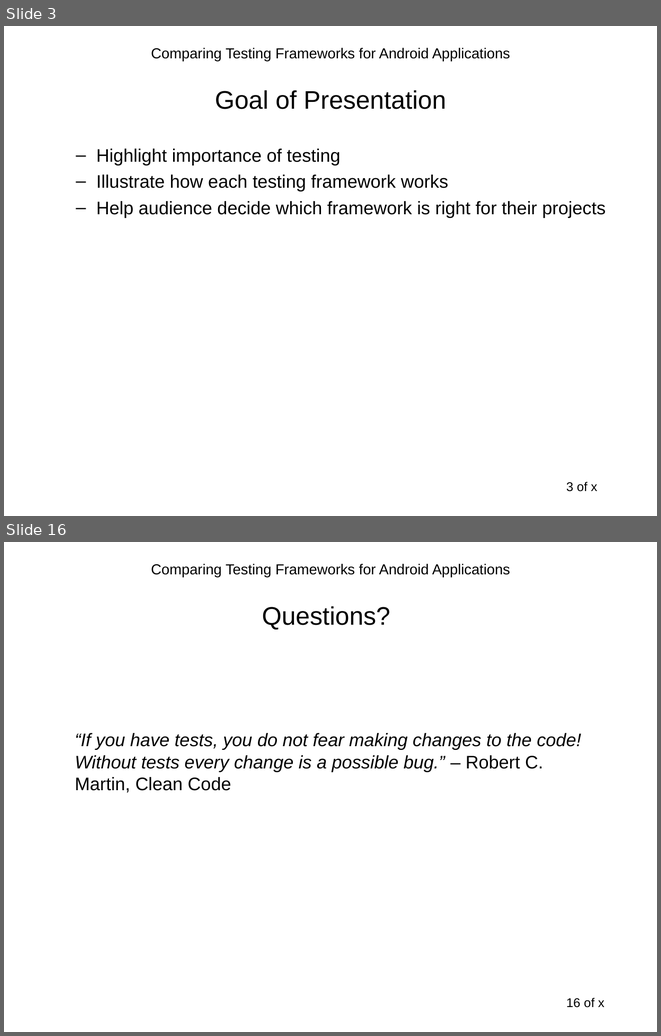
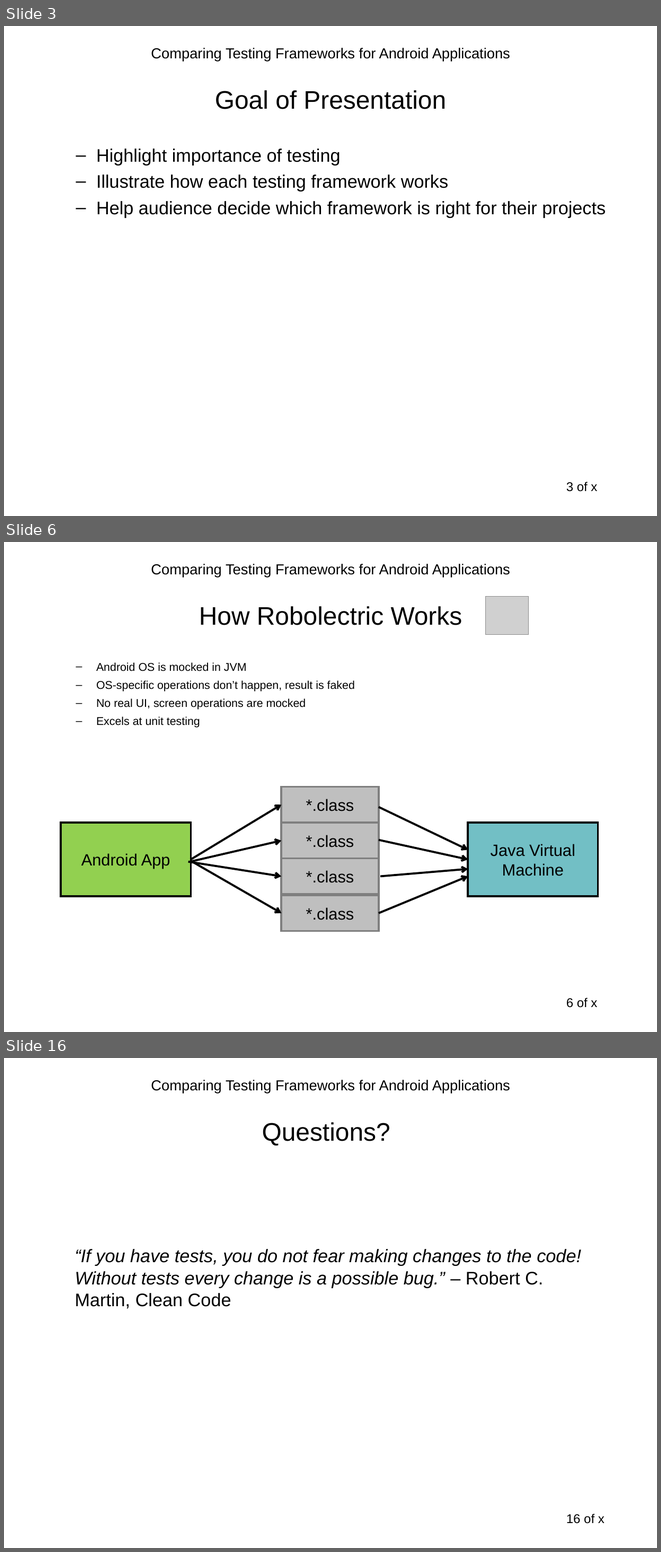
Before and after one commit to sahiljain/tpm, a slide deck: s44jain_tpm.ppt. Shown one above the other, each under a label of ours: slides 3 and 16 before the commit, slides 3, 6 and 16 after it; the slides between them are not shown. The pictures are 661x1036 and 661x1552 pixels, drawn with LibreOffice and Linux fonts; fonts in the diff are those of the drawing; grey boxes stand for pictures. Boxes give left, top, right and bottom in pixels: in the first picture for what was removed or moved away, otherwise in the second. Text is boxed around its words. In the diff, an @@ line names an element or a change of style, - is before the commit and + after.

```diff
--- a/s44jain_tpm.ppt
+++ b/s44jain_tpm.ppt
@@ slide 6 added at <box>4,542,657,1032</box>, background #FFFFFF; not listed: 2 template elements that a slide beside it also shows @@
@@ picture added at <box>486,596,529,635</box> @@
@@ title added at <box>199,606,462,625</box>, 28 pt, text #000000 @@
+How Robolectric Works
@@ text added at <box>96,662,355,728</box>, 12.5 pt, text #000000 @@
+  – Android OS is mocked in JVM
+  – OS-specific operations don’t happen, result is faked
+  – No real UI, screen operations are mocked
+  – Excels at unit testing
@@ group added at <box>61,787,598,931</box>: 8 arrows, 6 rectangles @@
+Android App
+*.class
+Java Virtual Machine
+*.class
+*.class
+*.class
```
Also in this commit, not shown: 7 slides changed, 3 other slides added, 4 slides removed.
